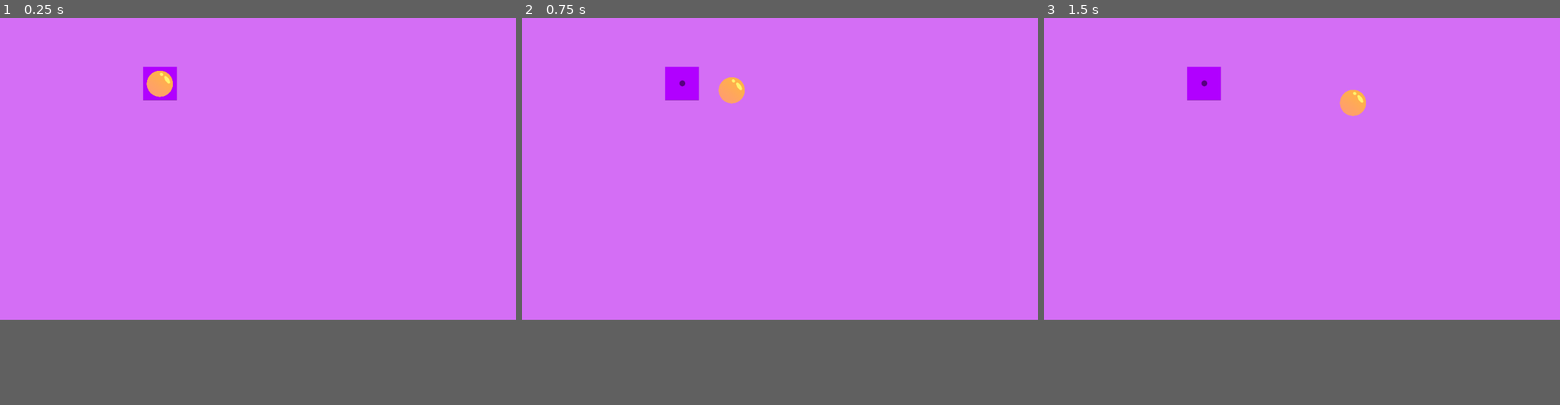
Above: before the commit, frames 1-3 (left to right).
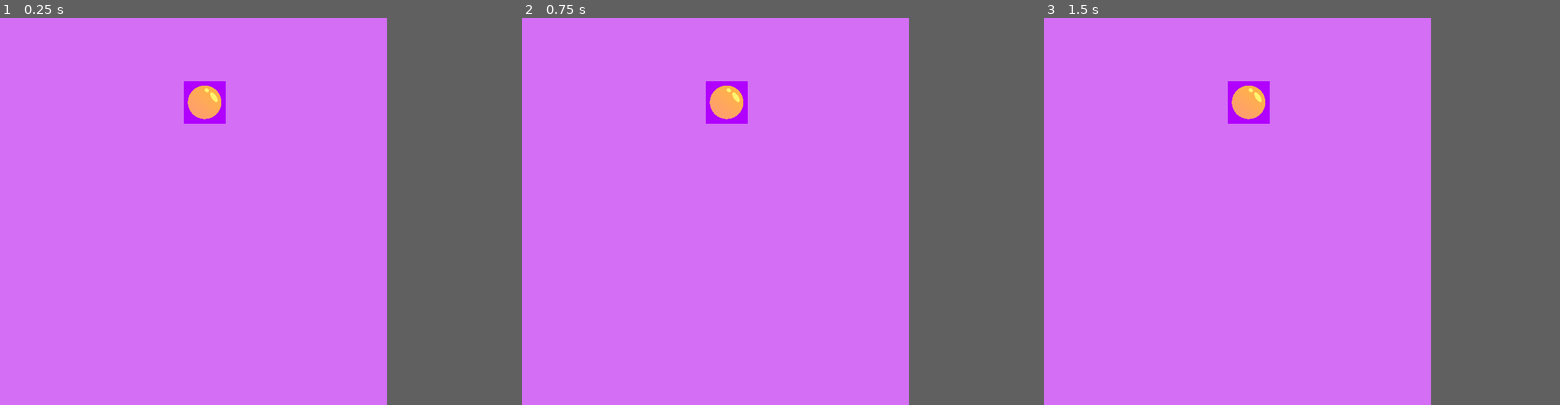
Above: after the commit, the same moments.

Repository: alvansga/pegs
Game: Godot game, scene res://Main.tscn
Same seed, same stepped clock (60 frames per second), same inputs: the game is played once before the commit and once after it.
Inputs (mouse positions are in pixels of both pictures, inside the frame that each line leads up to):
- Up to frame 1 (0.25 s): no input
- Up to frame 2 (0.75 s): tap Enter at 0.5 s; drag from (681, 83) to (831, 103) at 0.52 s
- Up to frame 3 (1.5 s): tap Space at 1.25 s; drag from (1198, 184) to (1203, 83) at 1.27 s
In our replay, the window is 800x468 before the commit and 600x600 after it. These sizes can differ from the game's own. Grey fills any space a smaller window leaves; there, only what the larger window draws over its background counts as a difference.

The runs differ from the first frame. In frame 1, 1.5% of the frame differs, in the area x 27-44%, y 12-28%; in frame 2, 1.4%; in frame 3, 1.7%, in the area x 27-63%, y 12-28%.

Commit message:
all boarrd

Diff:
--- a/Main.tscn
+++ b/Main.tscn
@@ -23,4 +23,3 @@
 
 [node name="pegs" parent="." instance=ExtResource( 1 )]
 position = Vector2( 318, 130 )
-collision_mask = 0
--- a/board.tscn
+++ b/board.tscn
@@ -1,18 +1,22 @@
 [gd_scene load_steps=3 format=2]
 
-[ext_resource path="res://resources/boardv2.png" type="Texture" id=1]
+[ext_resource path="res://resources/boardv3.png" type="Texture" id=1]
 
 [sub_resource type="RectangleShape2D" id=1]
-extents = Vector2( 34.2498, 32.75 )
+extents = Vector2( 34.2498, 34.1543 )
 
 [node name="Board" type="Area2D"]
+__meta__ = {
+"_edit_group_": true
+}
 
 [node name="Sprite" type="Sprite" parent="."]
-position = Vector2( 23.5, -4.75 )
-scale = Vector2( 0.291895, 0.291895 )
+position = Vector2( -0.63961, 0.639626 )
+scale = Vector2( 0.327968, 0.327968 )
 texture = ExtResource( 1 )
 
 [node name="CollisionShape2D" type="CollisionShape2D" parent="."]
 visible = false
-position = Vector2( -0.75, -0.25 )
+position = Vector2( -0.551575, 0.543701 )
+scale = Vector2( 0.96, 0.96 )
 shape = SubResource( 1 )
--- a/project.godot
+++ b/project.godot
@@ -19,6 +19,11 @@
 run/main_scene="res://Main.tscn"
 config/icon="res://icon.png"
 
+[display]
+
+window/size/width=600
+window/size/resizable=false
+
 [rendering]
 
 environment/default_environment="res://default_env.tres"
--- a/test.gd
+++ b/test.gd
@@ -1,12 +1,13 @@
 extends Node2D
 
+export (PackedScene) var Ball
 
 var scene = preload("res://board.tscn")
 # Declare member variables here. Examples:
 # var a = 2
 # var b = "text"
 var nodeboard = scene.instance()
-
+nodeboard.position = Vector2(222,222)
 
 
 # Called when the node enters the scene tree for the first time.
--- a/testboard.gd
+++ b/testboard.gd
@@ -1,20 +1,82 @@
 extends Node
 
 var scene = preload("res://board.tscn")
+var pegscene = preload("res://pegs.tscn")
 # Declare member variables here. Examples:
 # var a = 2
 # var b = "text"
-var nodeboard = scene.instance()
-
 
 
 # Called when the node enters the scene tree for the first time.
 func _ready():
-	add_child(nodeboard)
-#	$nodeboard.set_position($nodeboard.get_position() + Vector2(66,66) )
+	var nodeboard = []
+	var BoxLenX = scene.instance().get_node("CollisionShape2D").shape.extents.x * 2
+	var BoxLenY = scene.instance().get_node("CollisionShape2D").shape.extents.y * 2
+	var SumBoxX = 7
+	var SumBoxY = 7
+	var LenWinX = get_viewport().size.x
+	var LenWinY = get_viewport().size.y
 
+	print(LenWinX)
+	print(SumBoxX)
+	print(BoxLenX)
+#	var BoardXStart = 60
+#	var BoardYStart = 60
+	var BoardXStart = (LenWinX - (SumBoxX * (BoxLenX)))/2
+	var BoardYStart = (LenWinY - (SumBoxY * (BoxLenY)))
 
+	print("X margin: " + str(BoardXStart))
+	print("Y margin: " + str(BoardYStart))
+# -------------------------------------------
+#	nodeboard.append(scene.instance())
+#	var idx=0
+#	nodeboard[idx].position = Vector2(BoardXStart+(BoxLenX*0)-BoxLenX,BoardYStart+(BoxLenY*0)-BoxLenY)
+#	add_child(nodeboard[idx])
+#	nodeboard.append(scene.instance())
+#	nodeboard[1].position = Vector2(BoardXStart+(BoxLenX*7)-BoxLenX,BoardYStart+(BoxLenY*7)-BoxLenY)
+#	add_child(nodeboard[1])
+#	nodeboard.append(scene.instance())
+#	nodeboard[2].position = Vector2(BoardXStart+(BoxLenX*0)-BoxLenX/2,BoardYStart+(BoxLenY*7)-BoxLenY/2)
+#	add_child(nodeboard[2])
+#	nodeboard.append(scene.instance())
+#	nodeboard[3].position = Vector2(BoardXStart+(BoxLenX*6)-BoxLenX/2,BoardYStart+(BoxLenY*7)-BoxLenY/2)
+#	add_child(nodeboard[3])
+# --------------------------------------------
+	var idx=0
+	var coo=[]
+	for i in range(SumBoxX):
+		for j in range(SumBoxY):
+#			print(i)
+			nodeboard.append(scene.instance())
+			nodeboard[idx].position = Vector2(BoardXStart+(BoxLenX*i),BoardYStart+(BoxLenY*j))
+#			print(BoardXStart+(BoxLenX*i))
+			coo.append(Vector2(BoardXStart+(BoxLenX*i),BoardYStart+(BoxLenY*j)))
+
+			add_child(nodeboard[idx])
+			idx+=1
+	print(idx)
+#	--------------------------------------------
+#	nodeboard.append(scene.instance())
+#	nodeboard[0].position = Vector2(BoardXStart,BoardYStart)
+
+#	nodeboard[0].get_node("CollisionShape2D").shape.extents
+
+#	add_child(nodeboard[0])
+#	nodeboard[1].position = Vector2(BoardXStart+BoxLenX*1,BoardYStart)
+#	add_child(nodeboard[1])
+#	nodeboard[2].position = Vector2(BoardXStart+BoxLenX*2,BoardYStart)
+#	add_child(nodeboard[2])
+
+	var onepeg = [pegscene.instance()]
+	onepeg[0].position=Vector2(coo[12])
+	onepeg[0].get_node(".").input_pickable = true
+	add_child(onepeg[0])
+
+	onepeg.append(pegscene.instance())
+	onepeg[1].position=Vector2(coo[11])
+	onepeg[1].get_node(".").input_pickable = true
+	add_child(onepeg[1])
 
 # Called every frame. 'delta' is the elapsed time since the previous frame.
-#func _process(delta):
-#	pass
+func _process(delta):
+	pass
--- a/testboard.tscn
+++ b/testboard.tscn
@@ -4,3 +4,13 @@
 
 [node name="testboard" type="Node"]
 script = ExtResource( 1 )
+
+[node name="ColorRect" type="ColorRect" parent="."]
+light_mask = 0
+margin_right = 1332.0
+margin_bottom = 724.0
+mouse_filter = 2
+color = Color( 0.835294, 0.529412, 0.988235, 1 )
+__meta__ = {
+"_edit_use_anchors_": false
+}
Binary file added: resources/boardv3.png
Not shown, added: resources/boardv3.png.import
